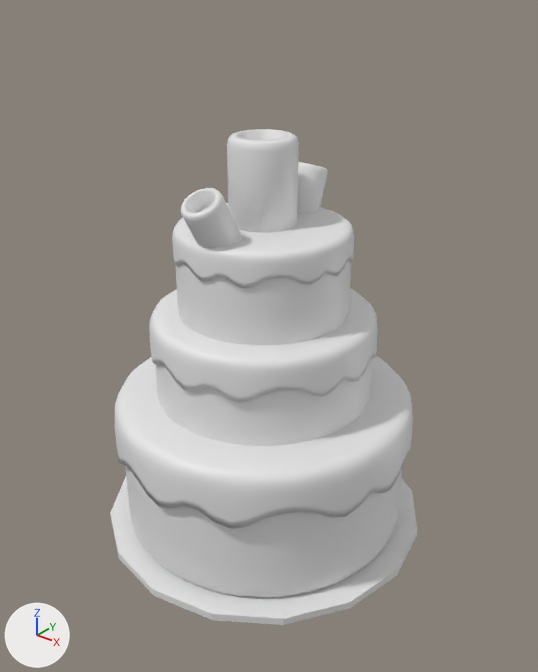
A saved change to the FBX model Project Folder/Farm Attack 2 Attack of the Sigmas/Assets/FBX/Cake.fbx.
The view is the same before and after, from a 50 mm lens placed at (2.8, -3.44, 3.7), pointed at (0.07, -0.03, 1.58). Every picture has the same lights, and +X, +Y and +Z are marked at lower left. Where no turn or scale is listed for an object, it has been applied to the vertices.
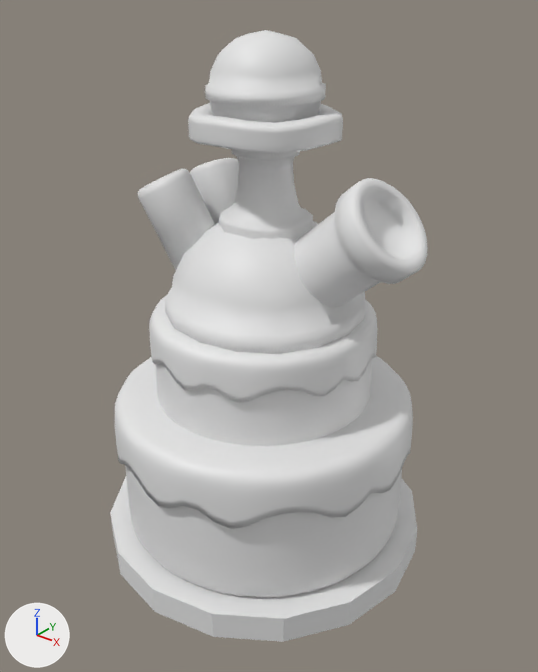
What the commit changed:
me_cylinder_005 is used by ob_cylinder_005; location (0.0, 0.0, 2.045); scale (0.576, 0.576, 0.289).
me_cylinder_005 had 1730 vertices, 1728 faces and spanned x -0.97..0.97, y -0.97..0.97, z 0.25..1.0.
me_cylinder_005 now has 353 vertices, 353 faces and spans x -1.23..1.23, y -1.23..1.23, z -1.7..1.0.
me_cylinder_005 part 1: 1730 vertices removed from x -0.97..0.97, y -0.97..0.97, z 0.25..1.0; 353 vertices added at x -1.23..1.23, y -1.23..1.23, z -1.7..1.0.
me_cylinder_005 part 2: the surface is now shaded smooth.
me_cylinder_006 is used by ob_cylinder; location (0.0, 0.0, 0.658).
me_cylinder_006 had 3462 vertices, 3456 faces and spanned x -0.97..0.97, y -0.97..0.97, z -0.5..1.61.
me_cylinder_006 now has 2597 vertices, 2560 faces and spans x -0.97..0.97, y -0.97..0.97, z -0.5..1.08.
me_cylinder_006 part 3: 865 vertices removed from x -0.55..0.55, y -0.55..0.55, z 1.13..1.61.
me_cylinder_003 has 32 vertices, 18 faces and spans x -1.0..1.0, y -1.0..1.0, z -1.0..1.0.
me_cylinder_003 is used by ob_cylinder_003; location (0.0, 0.0, 0.168); rotation (0.0, 0.0, -3.142), in degrees (0, 0, -180); scale (-1.12, -1.12, -0.0263).
me_cylinder_003 part 4: the whole mesh is scaled about its middle by (1, 1, 3.67), then moved by (0.0, 0.0, 2.67).
Mesh me_cube_039 is new.
It has 875 vertices, 836 faces and spans x -0.77..0.63, y -0.63..0.63, z -0.6..1.22.
Mesh me_cube_041 is new.
It has 146 vertices, 144 faces and spans x -0.334..0.334, y -0.334..0.334, z -0.321..0.321.
Object 'Cylinder.005' (ob_cylinder_005) moves from (0.0, 0.0, 2.045) to (0.59, 0.003, 2.239).
Object 'Cylinder.005' (ob_cylinder_005) turns from (0, 0, 0) to (0, 50, 0) degrees about x, y and z.
Object 'Cylinder.005' (ob_cylinder_005) is rescaled from (0.576, 0.576, 0.289) to (-0.236, -0.236, -0.236).
Object 'Cylinder.011' (ob_cylinder_011) is deleted.
Object 'Cylinder.009' (ob_cylinder_009) is deleted.
Object 'Cylinder.010' (ob_cylinder_010) is deleted.
Object 'Cube' (ob_cube) is new; it shows me_cube_039.
Its location is (0.021, 0.003, 1.792).
Object 'Cube.002' (ob_cube_002) is new; it shows me_cube_041.
Its location is (0.021, 0.003, 3.105).

Pixel boxes [x1, y1, x2, y2] of what changed, in the pictures (538 x 672 px; the box of a moved part takes in the faces that stretch with it):
'Cube', added: after [137, 103, 365, 354]
'Cylinder.005', reshaped, moved, turned, rescaled: before [172, 203, 354, 289]; after [293, 178, 428, 308]
'Cylinder.003', mesh rescaled (11% taller): before [110, 477, 417, 625]; after [110, 477, 417, 642]
'Cube.002', added: after [205, 30, 326, 123]
'Cylinder.009', deleted: before [227, 129, 299, 233]
'Cylinder.011', deleted: before [181, 188, 242, 248]
'Cylinder.010', deleted: before [298, 162, 328, 214]
part 1 of me_cylinder_005, cut back: before [172, 203, 354, 289]; after [293, 178, 428, 308]
part 3 of me_cylinder_006, deleted: before [176, 261, 351, 345]
part 4 of me_cylinder_003, moved or reshaped: before [110, 513, 417, 625]; after [110, 513, 417, 642]
